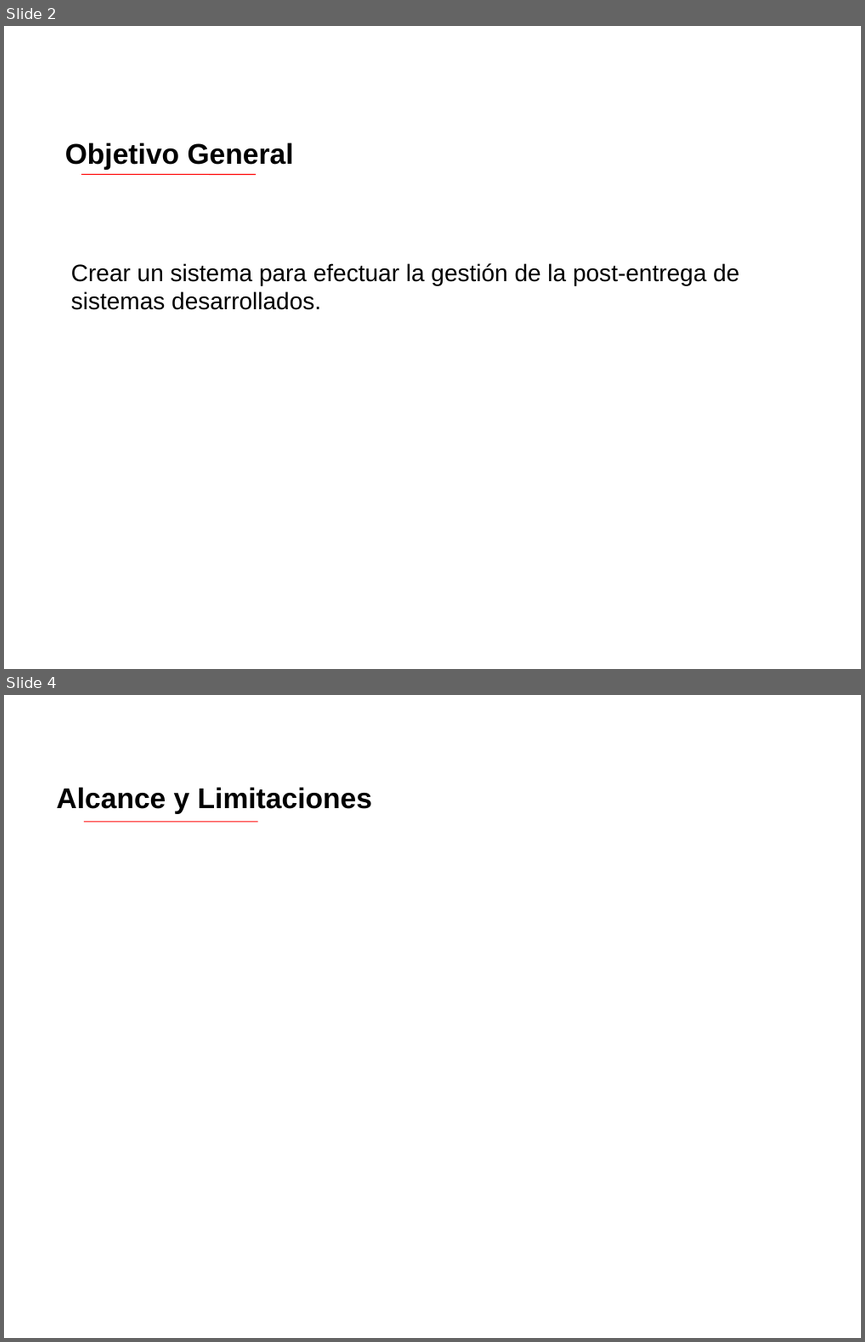
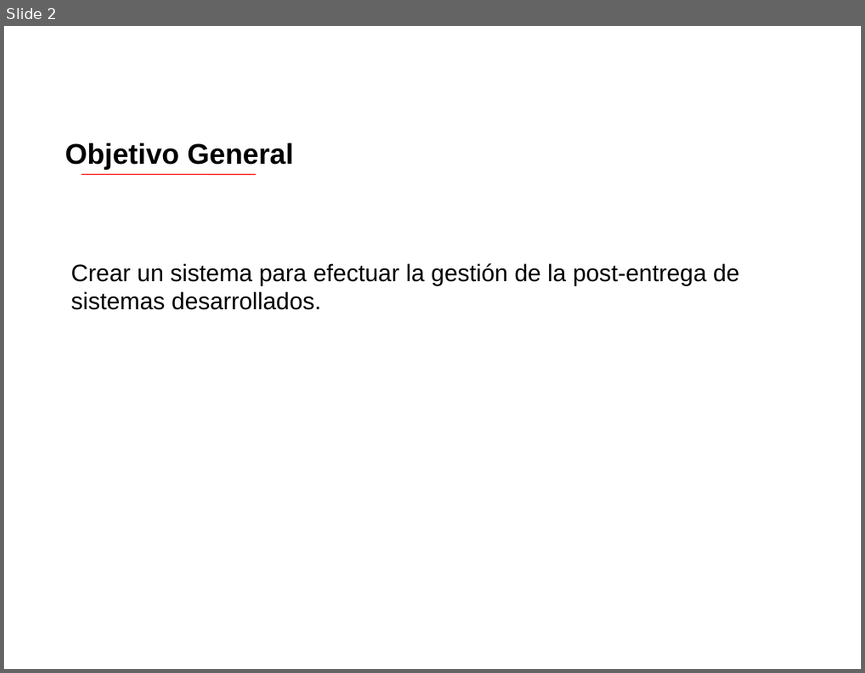
Before and after one commit to luxohcf/sgm-lazos, a slide deck: Ante-Proyecto (entrega 20130909)/Documentación/Presentación Ante-proyecto.ppt. Shown one above the other, each under a label of ours: slides 2 and 4 before the commit, slide 2 after it; the slides between them are not shown. The pictures are 865x1342 and 865x673 pixels, drawn with LibreOffice and Linux fonts; fonts in the diff are those of the drawing; background and template pictures are left out. Boxes give left, top, right and bottom in pixels: in the first picture for what was removed or moved away, otherwise in the second. Text is boxed around its words. In the diff, an @@ line names an element or a change of style, - is before the commit and + after.

```diff
--- a/Ante-Proyecto (entrega 20130909)/Documentación/Presentación Ante-proyecto.ppt
+++ b/Ante-Proyecto (entrega 20130909)/Documentación/Presentación Ante-proyecto.ppt
@@ slide 4 removed at [4, 695, 861, 1338], background picture (left out) @@
@@ text removed at [57, 787, 372, 814] @@
-Alcance y Limitaciones
@@ line removed from (84, 822) to (257, 822) @@
```
Also in this commit, not shown: 2 slides changed, 5 slides added, 3 other files.
